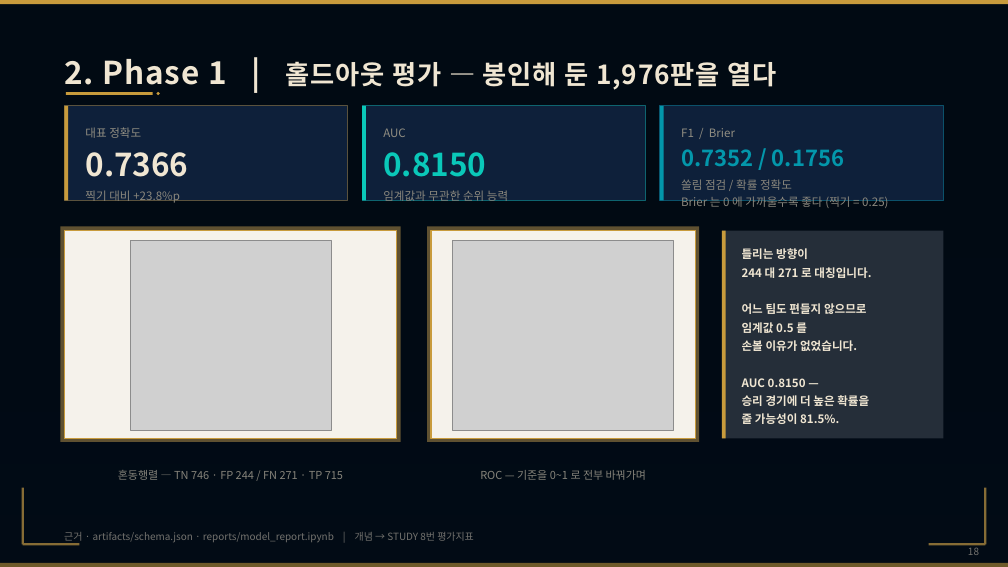
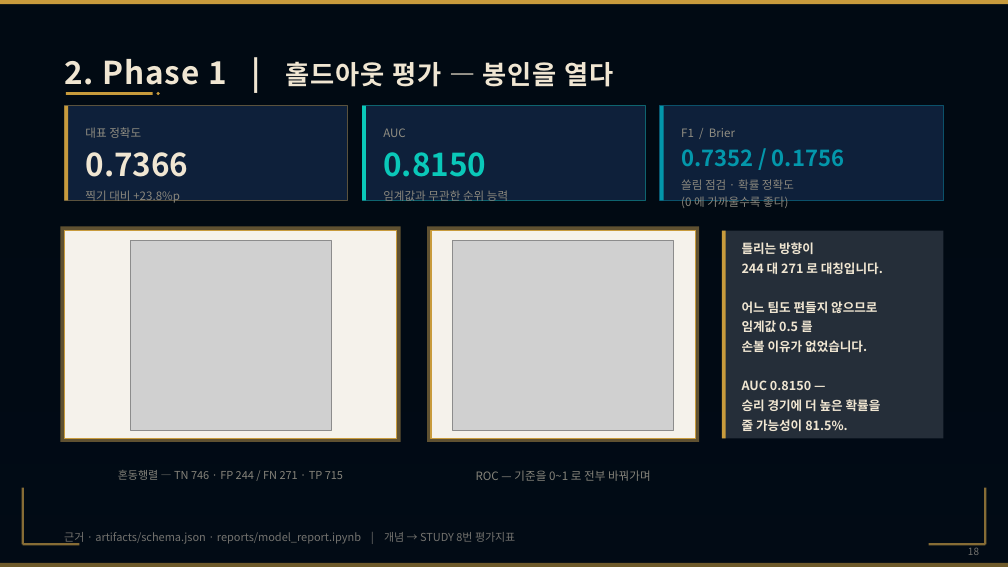
Before and after one commit to wpalswpa/project2608, a slide deck: slide 18 of 4조(십분컷)_미니2프로젝트_LoL 인게임 시점별 경기 데이터 기반 승패 예측 및 핵심 승리요인 분석_발표자료.pptx. Drawn at 1008x567 pixels with LibreOffice and Linux fonts; fonts in the diff are those of the drawing; grey boxes stand for pictures; background and template pictures are left out. Boxes give left, top, right and bottom in pixels: in the first picture for what was removed or moved away, otherwise in the second. Text is boxed around its words. In the diff, an @@ line names an element or a change of style, - is before the commit and + after.

```diff
--- a/4조(십분컷)_미니2프로젝트_LoL 인게임 시점별 경기 데이터 기반 승패 예측 및 핵심 승리요인 분석_발표자료.pptx
+++ b/4조(십분컷)_미니2프로젝트_LoL 인게임 시점별 경기 데이터 기반 승패 예측 및 핵심 승리요인 분석_발표자료.pptx
@@ text at bbox=[64, 59, 613, 93]: text changed @@
-2. Phase 1 | 홀드아웃 평가 — 봉인해 둔 1,976판을 열다
+2. Phase 1 | 홀드아웃 평가 — 봉인을 열다
@@ text at bbox=[681, 179, 794, 208]: text changed @@
-쏠림 점검 / 확률 정확도
-Brier 는 0 에 가까울수록 좋다 (찍기 = 0.25)
+쏠림 점검 · 확률 정확도
+(0 에 가까울수록 좋다)
@@ text "틀리는 방향이 244 대 271 ..." at bbox=[742, 242, 883, 433]: size 11 to 12 pt @@
@@ text "ROC — 기준을 0~1 로 ..." at bbox=[476, 470, 651, 481]: size 10.5 to 11 pt @@
@@ text "근거 · artifacts/schema.json · reports/model_report.ipynb ..." at bbox=[64, 532, 515, 545]: size 9.5 to 10.5 pt @@
```
Also in this commit, not shown: 27 other slides changed, 1 slide added, 1 other file.
